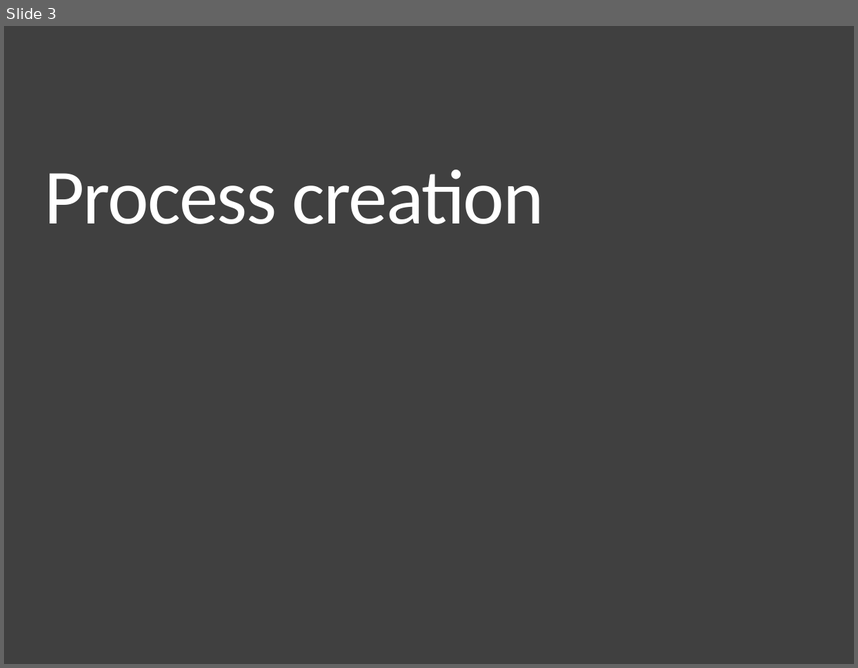
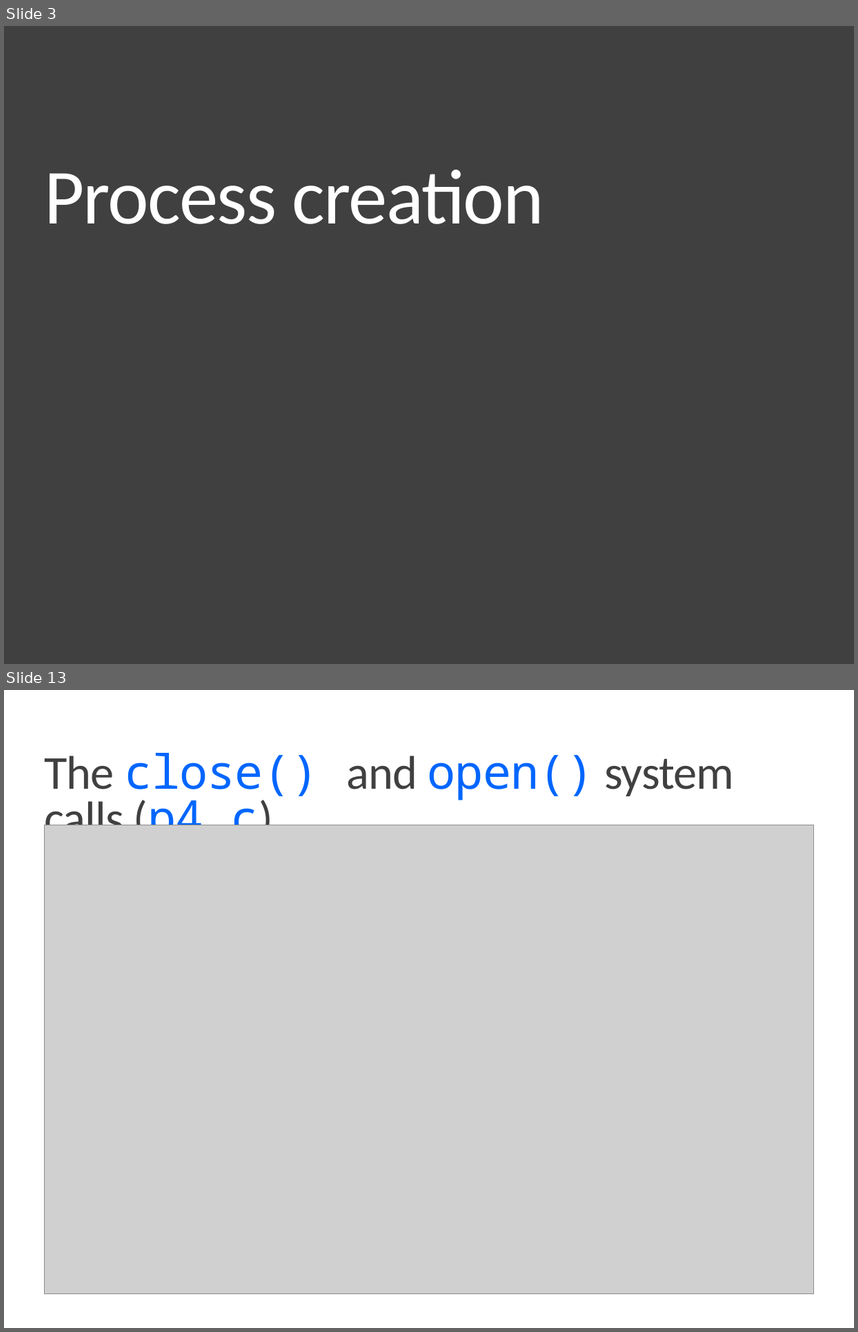
Before and after one commit to CattoAJ/MC504-2018s2, a slide deck: notebooks/nb180808/MC504-2018s2-T02-The_Process_API.pptx. Shown one above the other, each under a label of ours: slide 3 before the commit, slides 3 and 13 after it; the slides between them are not shown. The pictures are 858x668 and 858x1332 pixels, drawn with LibreOffice and Linux fonts; fonts in the diff are those of the drawing; grey boxes stand for pictures. Boxes give left, top, right and bottom in pixels: in the first picture for what was removed or moved away, otherwise in the second. Text is boxed around its words. In the diff, an @@ line names an element or a change of style, - is before the commit and + after.

```diff
--- a/notebooks/nb180808/MC504-2018s2-T02-The_Process_API.pptx
+++ b/notebooks/nb180808/MC504-2018s2-T02-The_Process_API.pptx
@@ slide 13 added at box(4, 690, 854, 1328), background #FFFFFF @@
@@ title added at box(44, 753, 734, 845), 40 pt, text #404040 @@
+The close() and open() system calls (p4.c)
@@ picture added at box(44, 825, 814, 1294) @@
```
Also in this commit, not shown: 2 slides changed, 9 other slides added, 2 slides removed, 6 other files.
